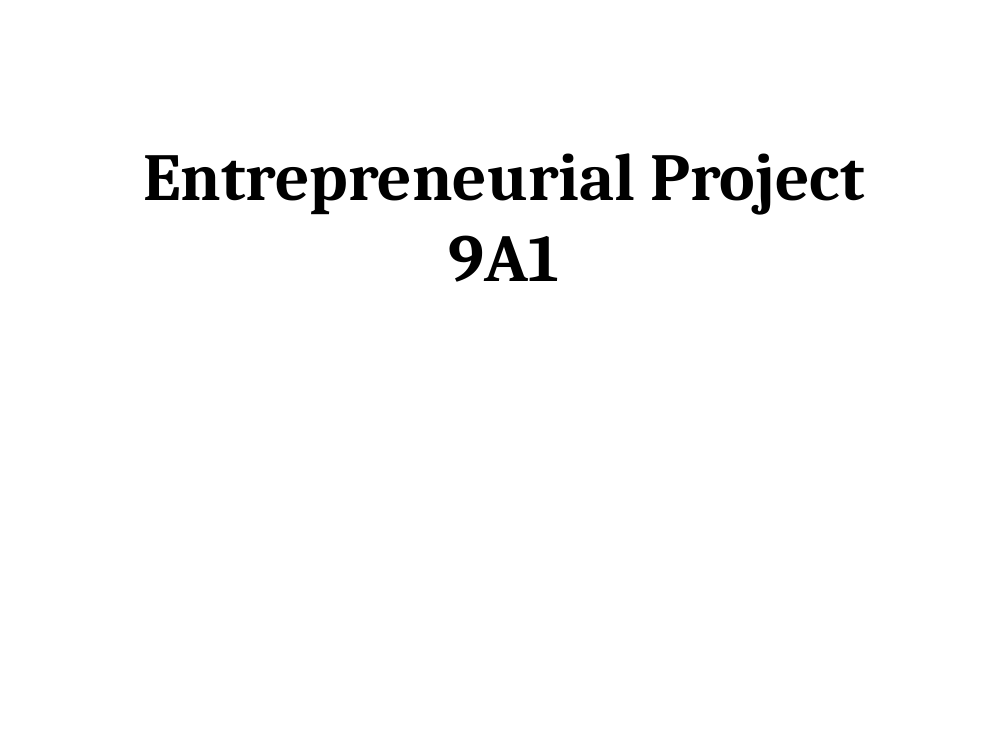
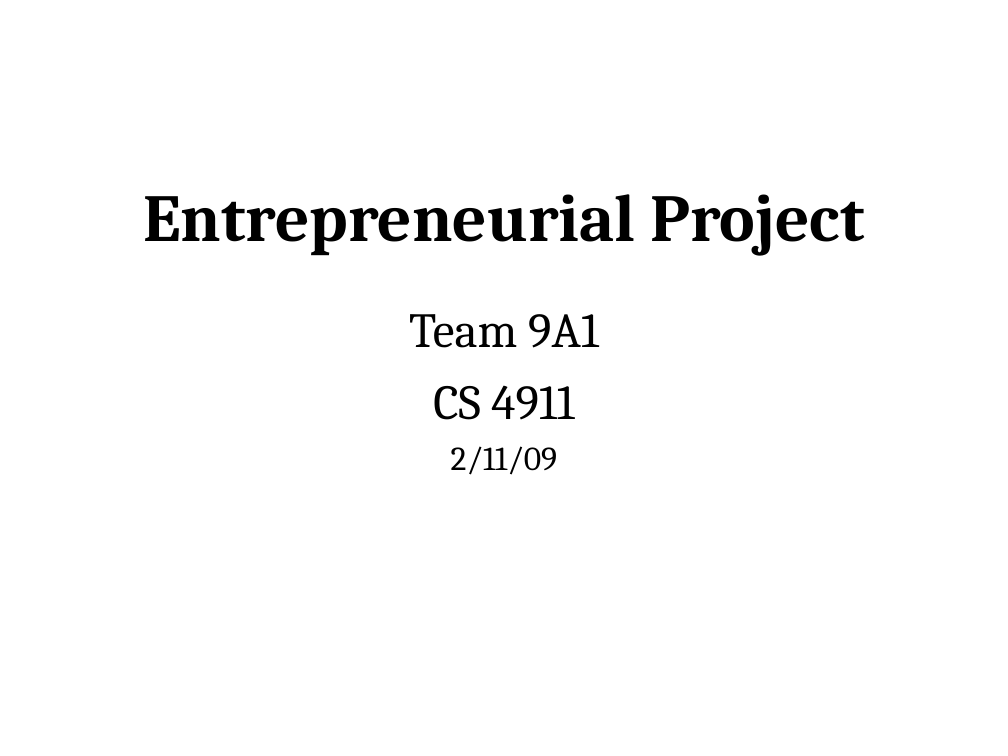
Before and after one commit to jliem/ninea1, a slide deck: slide 1 of doc/s1/Presentation-SeniorDesign.ppt. Drawn at 1008x756 pixels with LibreOffice and Linux fonts; fonts in the diff are those of the drawing; background and template pictures are left out. Boxes give left, top, right and bottom in pixels: in the first picture for what was removed or moved away, otherwise in the second. Text is boxed around its words. In the diff, an @@ line names an element or a change of style, - is before the commit and + after.

```diff
--- a/doc/s1/Presentation-SeniorDesign.ppt
+++ b/doc/s1/Presentation-SeniorDesign.ppt
@@ title at bbox=[143, 194, 864, 255]: text changed @@
-Entrepreneurial Project
-9A1
+Entrepreneurial Project
@@ subtitle added at bbox=[409, 314, 599, 475], 35 pt, text #000000 @@
+Team 9A1
+CS 4911
+2/11/09
```
Also in this commit, not shown: 1 other slide changed, 1 slide added.
